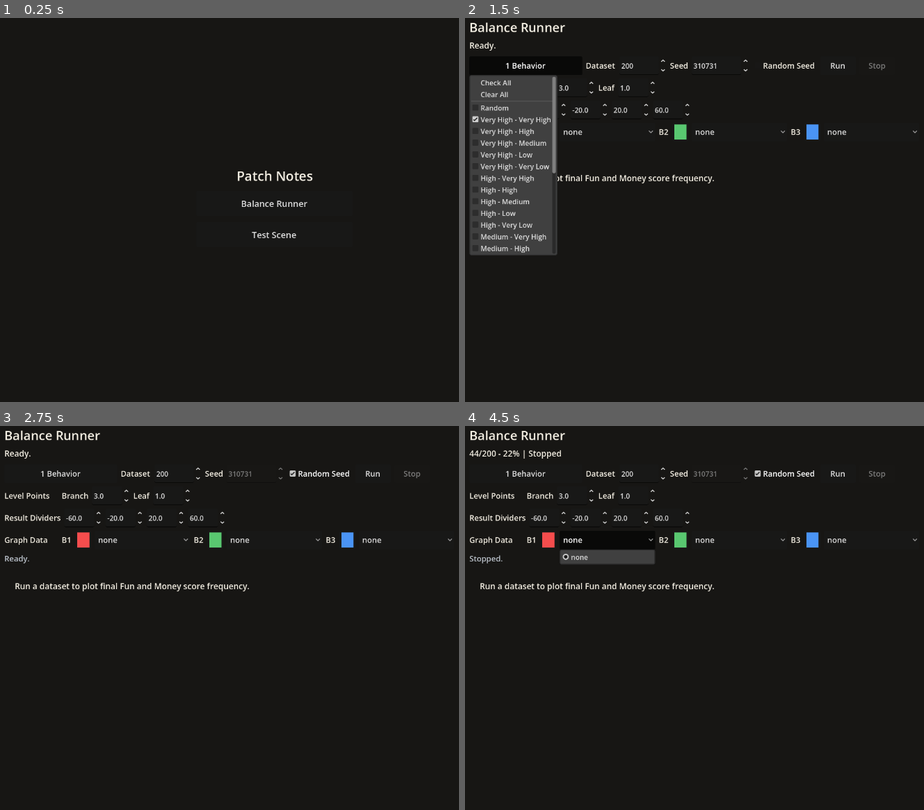
Above: before the commit, frames 1-4 (two rows, left to right).
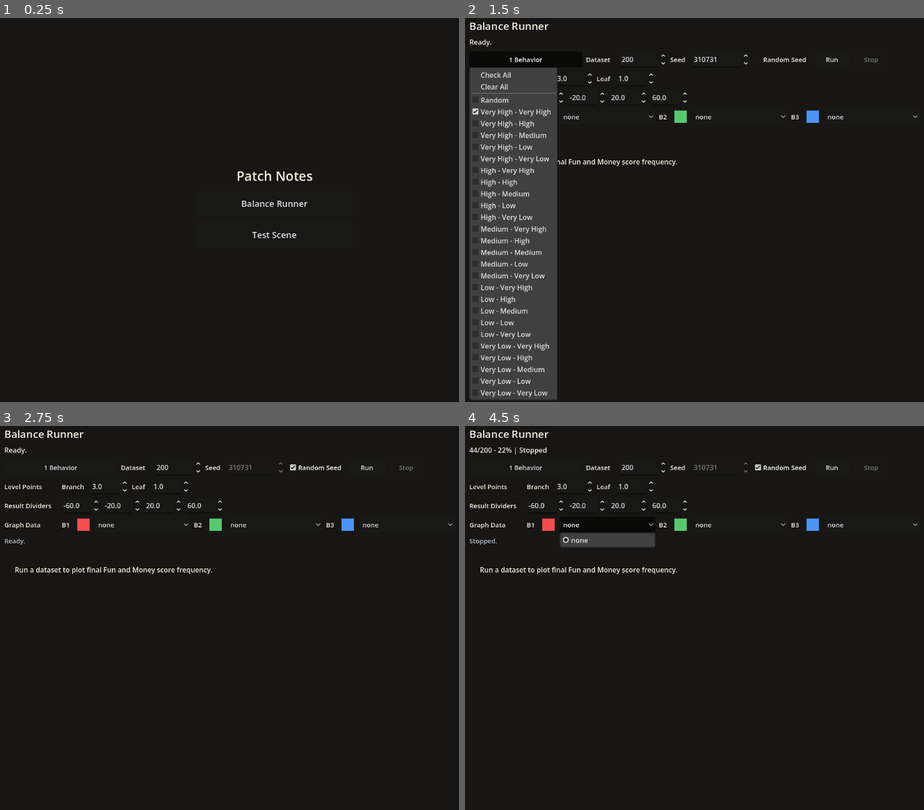
Above: after the commit, the same moments.

Repository: Josephblt/patch-notes
Game: Godot game, scene res://scenes/scene_launcher.tscn
The game is run twice, just before and just after one commit, with the same random seed, the same clock (stepped at 60 frames per second) and the same inputs.
Inputs:
- Up to frame 1 (0.25 s): no input
- Up to frame 2 (1.5 s): click "Balance Runner" at 0.5 s; click "1 Behavior" at 1.25 s
- Up to frame 3 (2.75 s): click "Random Seed" at 2 s
- Up to frame 4 (4.5 s): click "Run" at 2.75 s; click "Stop" at 3.5 s; click "none" at 4.25 s

The runs differ from the first frame. In frame 1, 0.2% of the frame differs, in the area x 52-69%, y 39-58%; in frame 2, 13%, in the area x 0-99%, y 1-100%; in frame 3, 3.8%; in frame 4, 5.5%.

Commit message:
Fix web mobile viewport scaling

Diff:
--- a/src/project.godot
+++ b/src/project.godot
@@ -19,7 +19,7 @@
 
 window/size/viewport_width=1280
 window/size/viewport_height=900
-window/stretch/mode="viewport"
+window/stretch/mode="disabled"
 window/stretch/aspect="expand"
 
 [physics]
--- a/src/scripts/tools/balance_runner.gd
+++ b/src/scripts/tools/balance_runner.gd
@@ -130,7 +130,7 @@
 
 
 func _apply_responsive_ui_scale() -> void:
-	var ui_scale: float = _calculate_responsive_ui_scale(DisplayServer.window_get_size())
+	var ui_scale: float = _calculate_responsive_ui_scale(_get_layout_viewport_size())
 
 	_apply_font_size_to_children(main_container, BODY_FONT_SIZE, ui_scale)
 	_apply_font_size(title_label, TITLE_FONT_SIZE, ui_scale)
@@ -154,6 +154,18 @@
 		return TABLET_UI_SCALE
 
 	return DESKTOP_UI_SCALE
+
+
+func _get_layout_viewport_size() -> Vector2i:
+	if OS.has_feature("web") and Engine.has_singleton("JavaScriptBridge"):
+		var js_bridge: Object = Engine.get_singleton("JavaScriptBridge")
+		var css_width: int = int(js_bridge.eval("window.innerWidth", true))
+		var css_height: int = int(js_bridge.eval("window.innerHeight", true))
+
+		if css_width > 0 and css_height > 0:
+			return Vector2i(css_width, css_height)
+
+	return Vector2i(get_viewport().get_visible_rect().size)
 
 
 func _apply_font_size_to_children(root_control: Control, font_size: int, ui_scale: float) -> void:
